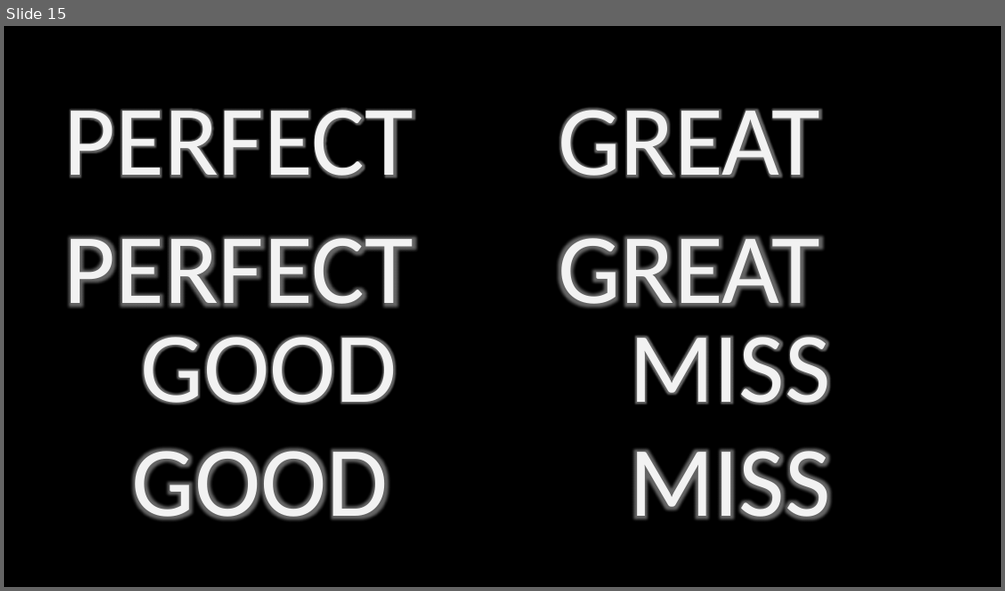
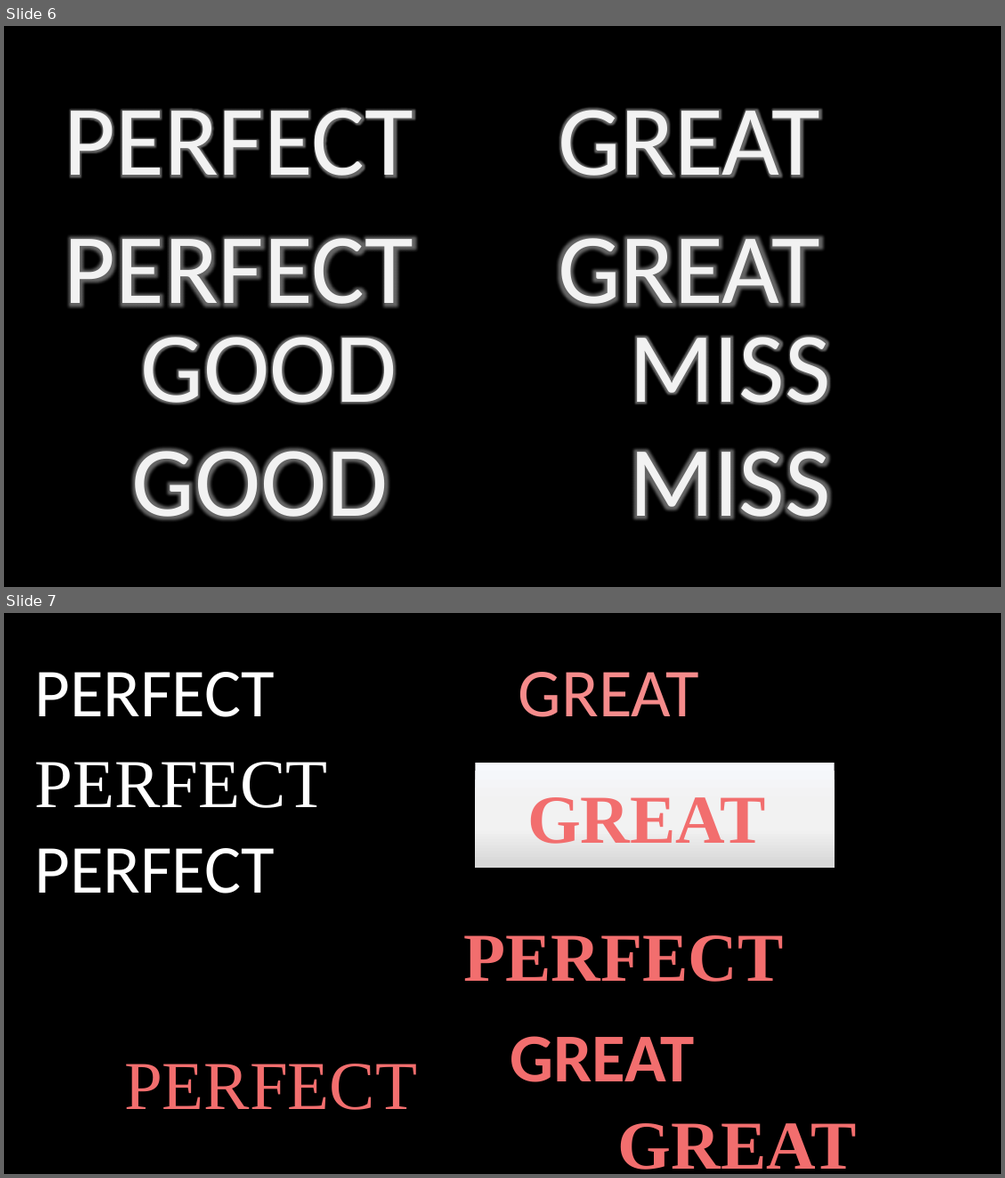
Before and after one commit to YuukiReiya/RhythmGame, a slide deck: resource.pptx. Shown one above the other, each under a label of ours: slide 15 before the commit, slides 6 and 7 after it. The pictures are 1005x591 and 1005x1178 pixels, drawn with LibreOffice and Linux fonts; fonts in the diff are those of the drawing. Boxes give left, top, right and bottom in pixels: in the first picture for what was removed or moved away, otherwise in the second. Text is boxed around its words. In the diff, an @@ line names an element or a change of style, - is before the commit and + after.

```diff
--- a/resource.pptx
+++ b/resource.pptx
@@ slide 7 added at box(4, 613, 1001, 1174), background #000000 @@
@@ text added at box(35, 672, 275, 717), 66 pt, text #FFFFFF @@
+PERFECT
@@ text added at box(518, 672, 699, 717), 66 pt, text gradient #FF0000 to #F58B8B to #F05252 @@
+GREAT
@@ text added at box(35, 762, 328, 808), 66 pt, text #FFFFFF @@
+PERFECT
@@ rectangle added at box(475, 763, 834, 868), fill gradient #F6F8FC to #F2F2F2 to #D9D9D9 @@
@@ text added at box(527, 797, 766, 844), 66 pt, text gradient #FF0000 to #F26E6E to #F58B8B to #F05252, bold @@
+GREAT
@@ text added at box(35, 848, 275, 893), 66 pt, text #FFFFFF @@
+PERFECT
@@ text added at box(464, 935, 784, 981), 66 pt, text gradient #FF0000 to #F26E6E to #F58B8B to #F05252, bold @@
+PERFECT
@@ text added at box(510, 1036, 695, 1082), 66 pt, text gradient #FF0000 to #F26E6E to #F58B8B to #F05252, bold @@
+GREAT
@@ text added at box(124, 1063, 417, 1110), 66 pt, text gradient #FF0000 to #F26E6E to #F58B8B to #F05252 @@
+PERFECT
@@ text added at box(618, 1123, 857, 1169), 66 pt, text gradient #FF0000 to #F26E6E to #F58B8B to #F05252, bold @@
+GREAT
@@ what was slide 15 is now slide 6 @@
```
Also in this commit, not shown: 2 slides changed, 8 other slides added.
